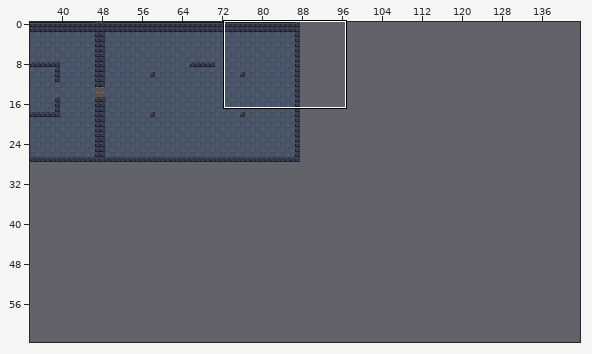
One commit to this Tiled map (JSON): public/assets/maps/dungeon-room.tmj. Above, an overview of the earlier version with the close-up marked.
Close-up. Before:
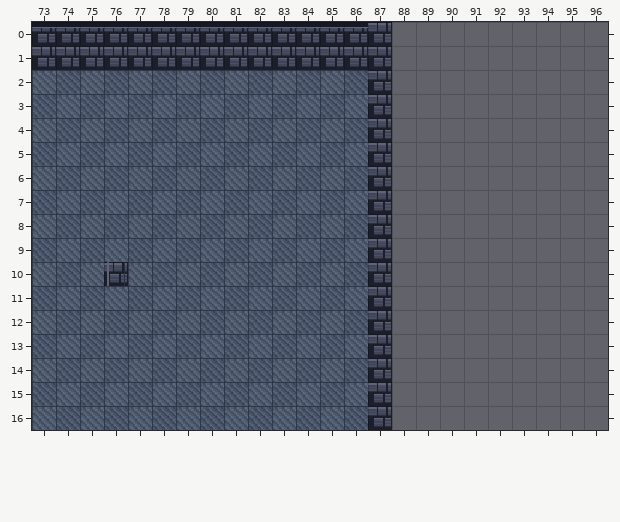
Cells are 16x16 px. Shown: x 73..96, y 0..16. The commit also changed other parts of the map, which this record leaves out. The old version is drawn lined up with the new one.
Now the later version:
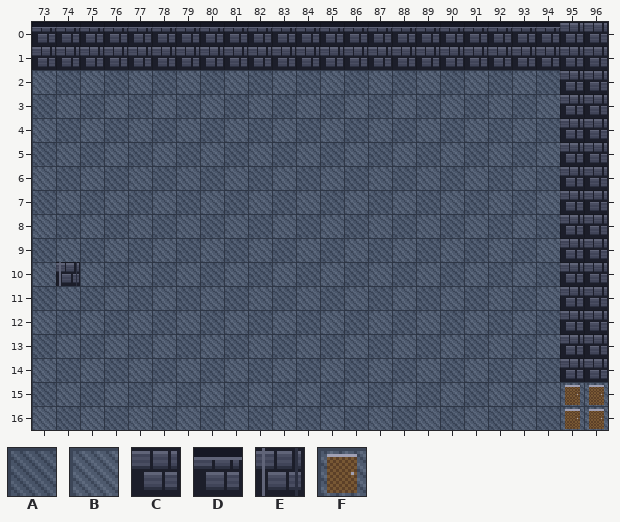
Key: from "dungeon-tiles": A 1, B 2, C 3, D 4, E 5, F 6.
_ is an empty cell, # one hidden under a higher layer.
From old to new:
map size 80x28 -> 144x64 cells (old content now starts at 8,0; both pictures use the new coordinates)
Layer "ground":
y 2: x 87..94 #_______ -> BABABABA
y 3: x 87..94 #_______ -> ABABABAB
y 4: x 87..94 #_______ -> BABABABA
y 5: x 87..94 #_______ -> ABABABAB
y 6: x 87..94 #_______ -> BABABABA
y 7: x 87..94 #_______ -> ABABABAB
y 8: x 87..94 #_______ -> BABABABA
y 9: x 87..94 #_______ -> ABABABAB
y 10: x 87..94 #_______ -> BABABABA
y 11: x 87..94 #_______ -> ABABABAB
y 12: x 87..94 #_______ -> BABABABA
y 13: x 87..94 #_______ -> ABABABAB
y 14: x 87..94 #_______ -> BABABABA
y 15: x 87..96 #_________ -> ABABABABFF
y 16: x 87..96 #_________ -> BABABABAFF
Layer "walls":
y 0: x 87..96 C_________ -> DDDDDDDDCC
y 1: x 88..96 _________ -> CCCCCCCCC
y 2..9: x 87 C -> _; x 95..96 __ -> CC
y 10: x 74 _ -> E; x 76 E -> _; x 87 C -> _; x 95..96 __ -> CC
y 11..14: x 87 C -> _; x 95..96 __ -> CC
y 15..16: x 87 C -> _
